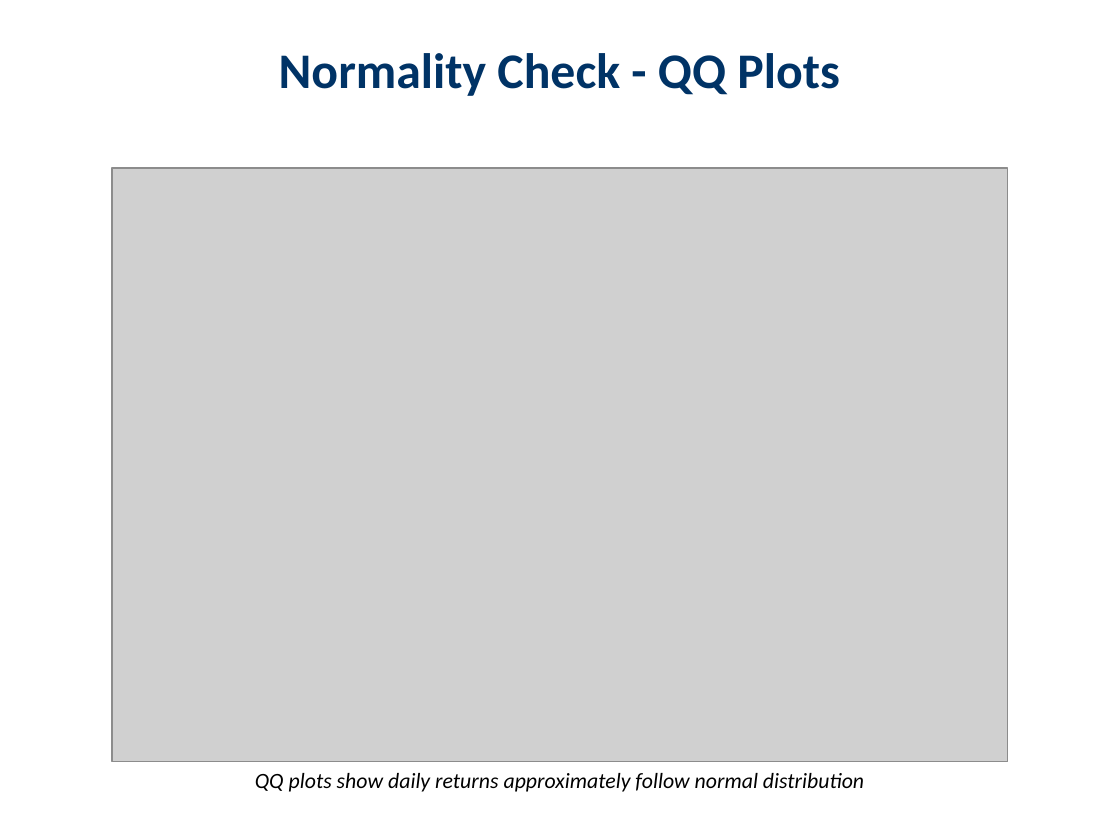
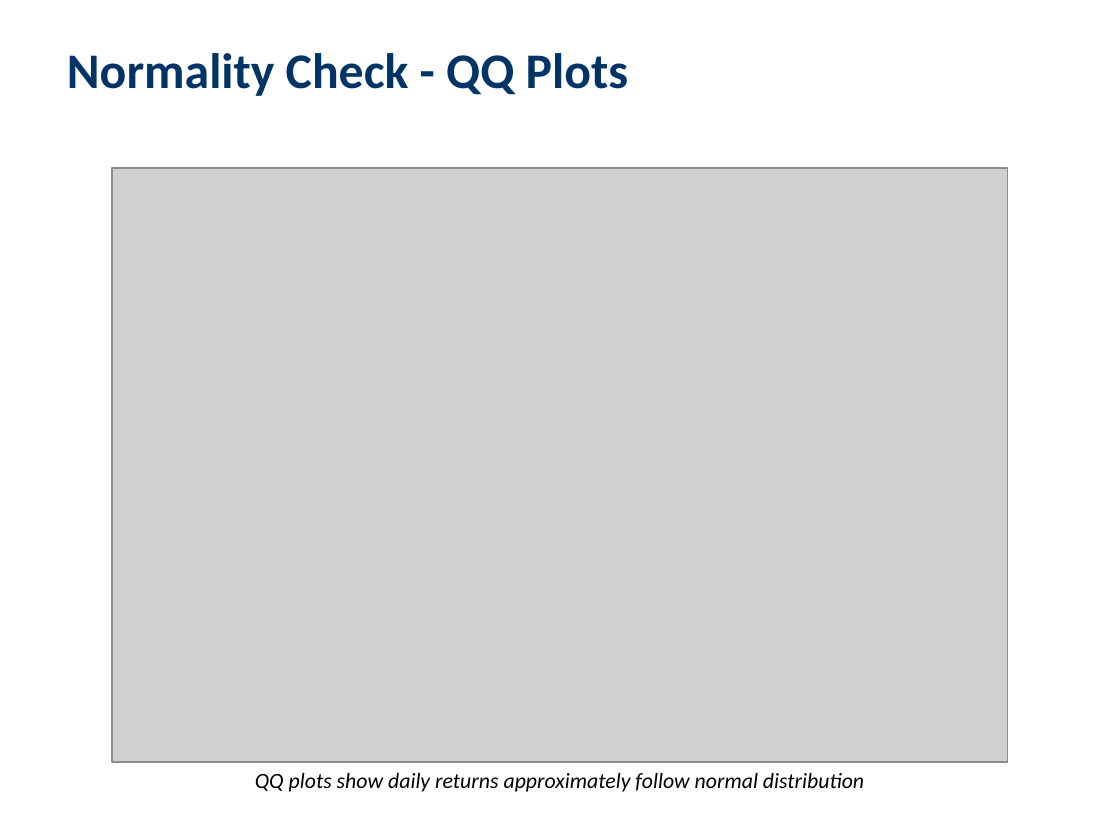
Before and after one commit to pablogrs/nifty_data, a slide deck: slide 5 of basic-navigation/Market_Analysis_Presentation.pptx. Drawn at 1120x840 pixels with LibreOffice and Linux fonts; fonts in the diff are those of the drawing; grey boxes stand for pictures. Boxes give left, top, right and bottom in pixels: in the first picture for what was removed or moved away, otherwise in the second. Text is boxed around its words. In the diff, an @@ line names an element or a change of style, - is before the commit and + after.

```diff
--- a/basic-navigation/Market_Analysis_Presentation.pptx
+++ b/basic-navigation/Market_Analysis_Presentation.pptx
@@ text "Normality Check - QQ Plots": place and size @@
-text "Normality Check - QQ Plots" at [279,53,839,96]
+text "Normality Check - QQ Plots" at [67,53,628,96]
```
Also in this commit, not shown: 11 other slides changed, 1 slide added, 1 other file.
